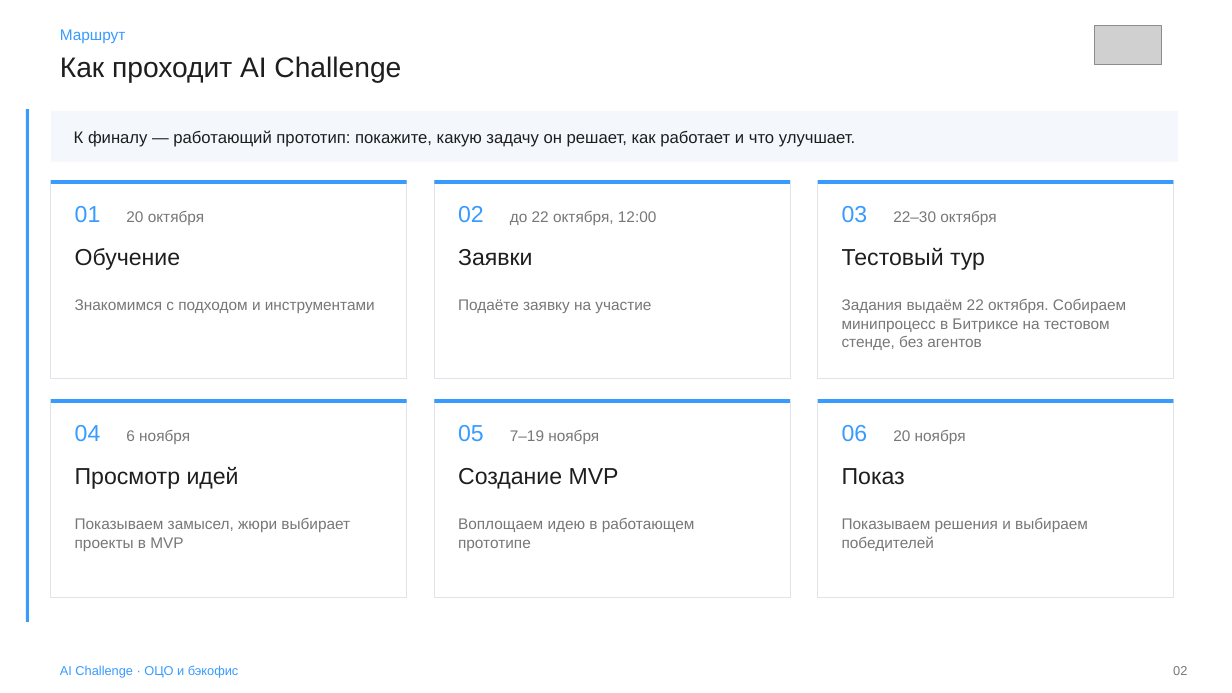
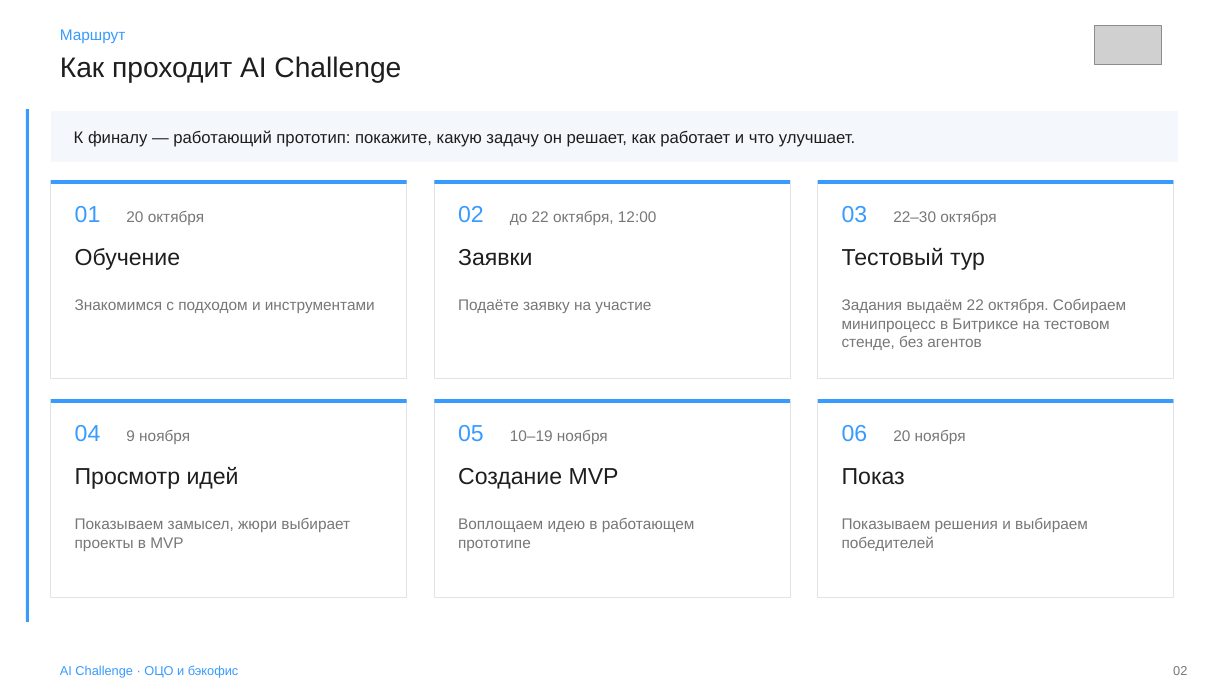
Before and after one commit to Nikisheva/html_krit, a slide deck: slide 2 of AI Challenge.pptx. Drawn at 1232x693 pixels with LibreOffice and Linux fonts; fonts in the diff are those of the drawing; grey boxes stand for pictures. Boxes give left, top, right and bottom in pixels: in the first picture for what was removed or moved away, otherwise in the second. Text is boxed around its words. In the diff, an @@ line names an element or a change of style, - is before the commit and + after.

```diff
--- a/AI Challenge.pptx
+++ b/AI Challenge.pptx
@@ text at (126,430,190,444): text changed @@
-6 ноября
+9 ноября
@@ text at (510,430,608,444): text changed @@
-7–19 ноября
+10–19 ноября
```
Also in this commit, not shown: 3 other slides changed, 9 other files.
